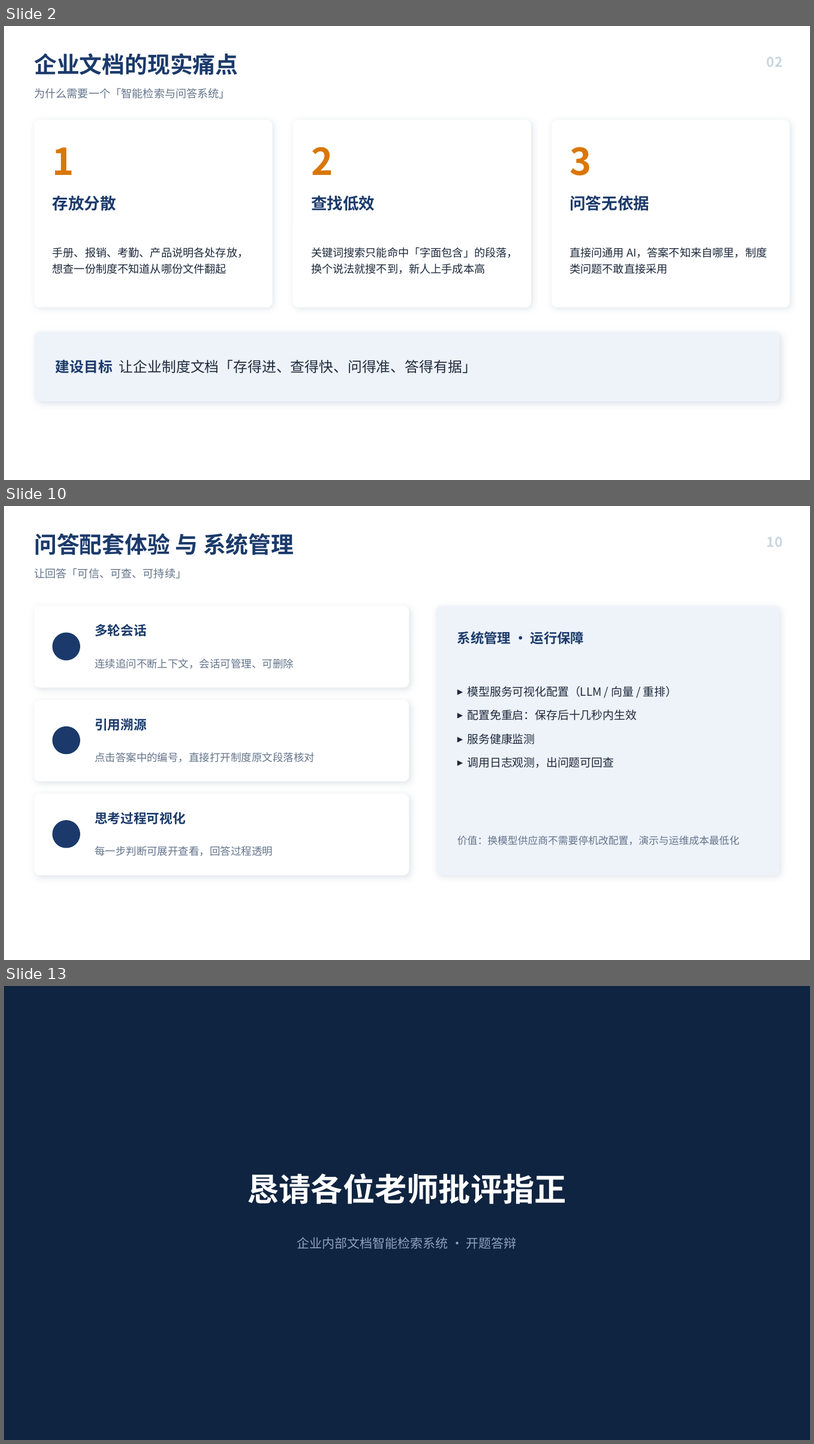
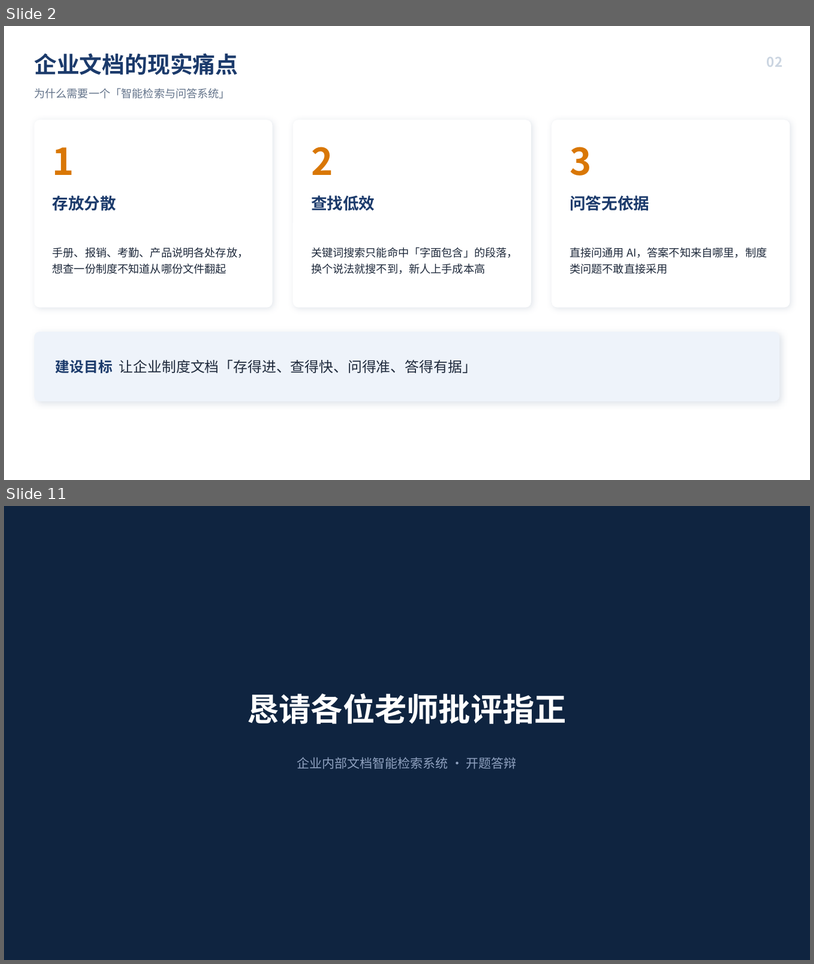
Before and after one commit to ecakeman/rag, a slide deck: docs/defense/开题答辩.pptx. Shown one above the other, each under a label of ours: slides 2, 10 and 13 before the commit, slides 2 and 11 after it; the slides between them are not shown. The pictures are 814x1444 and 814x964 pixels, drawn with LibreOffice and Linux fonts; fonts in the diff are those of the drawing. Boxes give left, top, right and bottom in pixels: in the first picture for what was removed or moved away, otherwise in the second. Text is boxed around its words. In the diff, an @@ line names an element or a change of style, - is before the commit and + after.

```diff
--- a/docs/defense/开题答辩.pptx
+++ b/docs/defense/开题答辩.pptx
@@ slide 10 removed at [4,506,810,960], background #FFFFFF @@
@@ text removed at [34,533,294,555] @@
-问答配套体验 与 系统管理
@@ text removed at [767,537,783,547] @@
-10
@@ text removed at [34,568,186,579] @@
-让回答「可信、可查、可持续」
@@ rounded rectangle removed at [34,606,410,687] @@
@@ rounded rectangle removed at [437,606,780,875] @@
@@ text removed at [95,624,147,636] @@
-多轮会话
@@ text removed at [458,631,584,644] @@
-系统管理 · 运行保障
@@ ellipse removed at [53,633,80,660] @@
@@ text removed at [95,658,294,669] @@
-连续追问不断上下文，会话可管理、可删除
@@ rounded rectangle removed at [34,700,410,781] @@
@@ text removed at [468,686,678,768] @@
-▸ 模型服务可视化配置（LLM / 向量 / 重排）
-▸ 配置免重启：保存后十几秒内生效
-▸ 服务健康监测
-▸ 调用日志观测，出问题可回查
@@ text removed at [95,718,147,730] @@
-引用溯源
@@ ellipse removed at [53,726,80,754] @@
@@ text removed at [95,752,315,762] @@
-点击答案中的编号，直接打开制度原文段落核对
@@ rounded rectangle removed at [34,793,410,875] @@
@@ text removed at [95,811,186,824] @@
-思考过程可视化
@@ ellipse removed at [53,820,80,848] @@
@@ text removed at [95,846,273,856] @@
-每一步判断可展开查看，回答过程透明
@@ text removed at [458,835,740,845] @@
-价值：换模型供应商不需要停机改配置，演示与运维成本最低化
@@ what was slide 13 is now slide 11 @@
```
Also in this commit, not shown: 9 slides changed, 1 other slide removed, 2 other files.
